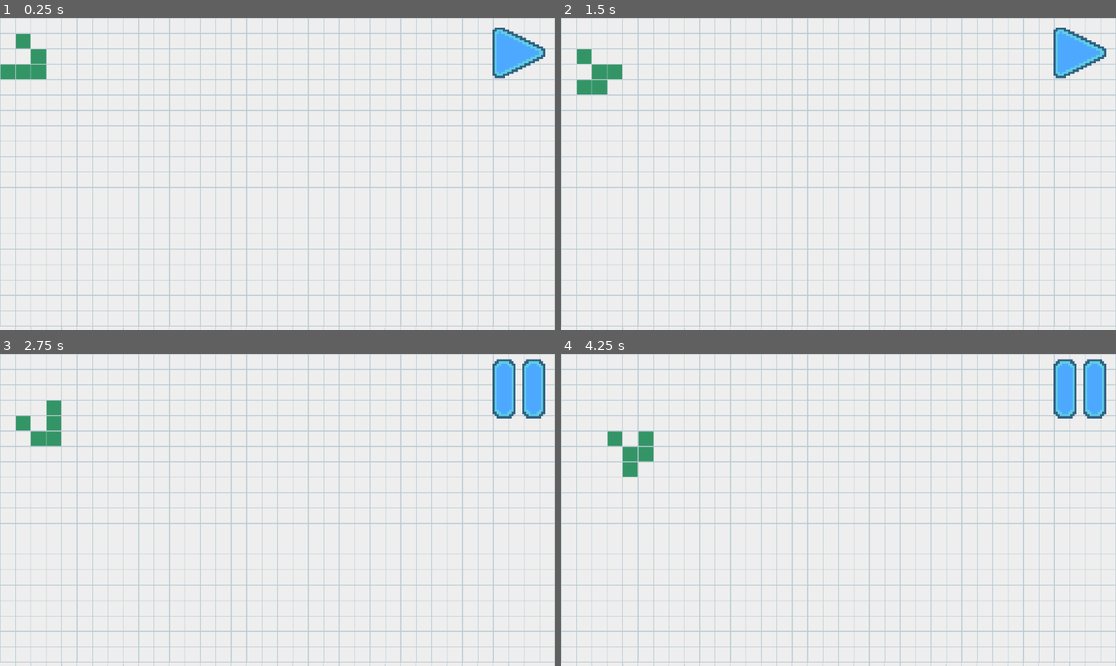
Above: before the commit, frames 1-4 (two rows, left to right).
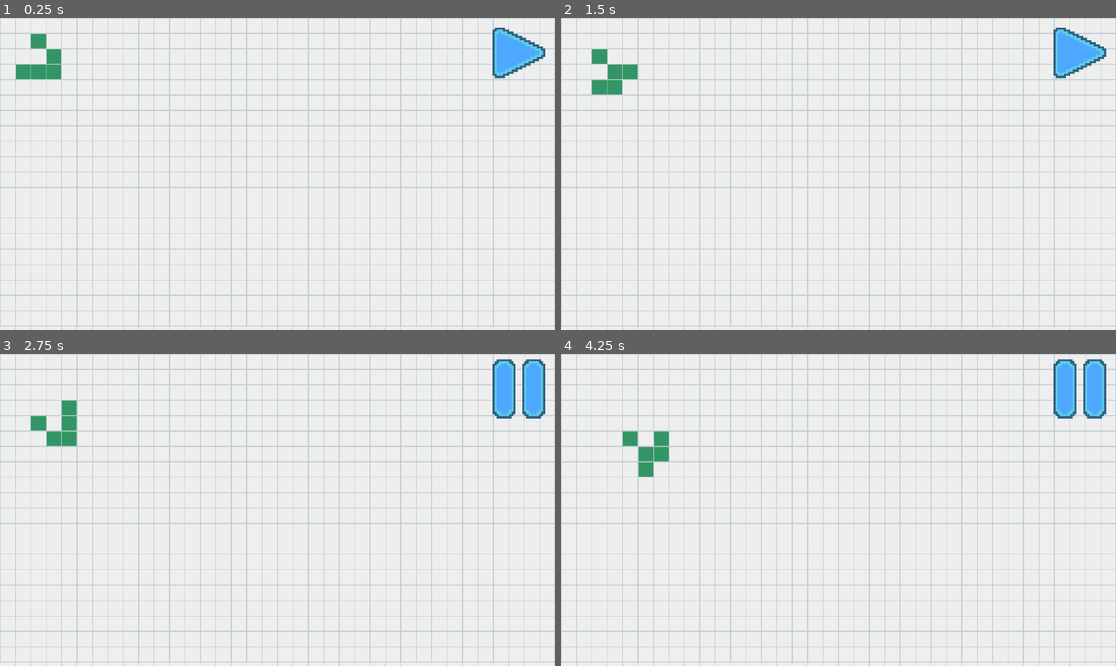
Above: after the commit, the same moments.

Repository: amaark/conways-game-of-life
Game: Godot game, scene res://scenes/main.tscn
The game is run twice, just before and just after one commit, with the same random seed, the same clock (stepped at 60 frames per second) and the same inputs.
Inputs (mouse positions are in pixels of both pictures, inside the frame that each line leads up to):
- Up to frame 1 (0.25 s): no input
- Up to frame 2 (1.5 s): click (1082, 52) at 0.5 s; click (1082, 52) at 1.25 s
- Up to frame 3 (2.75 s): click (521, 388) at 2 s
- Up to frame 4 (4.25 s): move the mouse to (960, 494) at 2.77 s; right-click (960, 494) at 2.85 s; click (960, 494) at 3.05 s; move the mouse to (727, 525) at 3.52 s; click (727, 525) at 3.6 s; right-click (727, 525) at 3.8 s

The runs differ from the first frame. In frame 1, 0.8% of the frame differs, in the area x 0-12%, y 5-20%; in frame 2, 0.8%; in frame 3, 1.0%; in frame 4, 1.1%, in the area x 8-20%, y 24-40%.

Commit message:
Add click to flip cell state

Diff:
--- a/project.godot
+++ b/project.godot
@@ -56,6 +56,11 @@
 "events": [Object(InputEventMouseButton,"resource_local_to_scene":false,"resource_name":"","device":-1,"window_id":0,"a …(258 unchanged characters)…
 ]
 }
+paint_tile={
+"deadzone": 0.2,
+"events": [Object(InputEventMouseButton,"resource_local_to_scene":false,"resource_name":"","device":-1,"window_id":0,"alt_pressed":false,"shift_pressed":false,"ctrl_pressed":false,"meta_pressed":false,"button_mask":1,"position":Vector2(356, 33),"global_position":Vector2(375, 129),"factor":1.0,"button_index":1,"canceled":false,"pressed":true,"double_click":false,"script":null)
+]
+}
 
 [rendering]
 
--- a/scenes/main.gd
+++ b/scenes/main.gd
@@ -1,12 +1,19 @@
 extends Node2D
 
 @onready var evolution_timer: Timer = $EvolutionTimer
+@onready var grid: TileMapLayer = $Grid
 
-var play: bool = false
+var paused: bool = true
 
-var live_cells: Dictionary[Vector2i, int] = {Vector2i(0,3):0, Vector2i(1,3):0, Vector2i(2,3):0, Vector2i(2,2):0, Vector2i(1,1):0}
+var live_cells: Dictionary[Vector2i, int] = {
+	Vector2i(1, 3): 0,
+	Vector2i(2, 3): 0,
+	Vector2i(3, 3): 0,
+	Vector2i(3, 2): 0,
+	Vector2i(2, 1): 0
+	}
 
-var neighbours = [
+var neighbours := [
 	Vector2i(-1, -1),
 	Vector2i(-1, 0),
 	Vector2i(-1, 1),
@@ -19,21 +26,35 @@
 
 func _ready() -> void:
 	for coords in live_cells:
-		$Grid.set_cell_state(coords, true)
+		grid.set_cell_state(coords, true)
 
 	evolution_timer.start()
 
+func _process(delta: float) -> void:
+	click()
+
+func click() -> void:
+	if paused and Input.is_action_just_pressed("paint_tile"):
+		var coords := grid.local_to_map(get_global_mouse_position())
+		var new_state := not coords in live_cells
+		grid.set_cell_state(coords, new_state)
+
+		if new_state:
+			live_cells[coords] = 0
+		else:
+			live_cells.erase(coords)
+
 func _on_evolution_timer_timeout() -> void:
-	if play:
+	if not paused:
 		evolve()
 
 func _on_hud_play() -> void:
 	evolution_timer.start()
-	play = true
+	paused = false
 
 func _on_hud_pause() -> void:
 	evolution_timer.stop()
-	play = false
+	paused = true
 
 ## Flips live cells and their neighbours according to the game rules
 func evolve() -> void:
@@ -42,6 +63,7 @@
 	var to_die: Array[Vector2i] = []
 	var neighbour_coords: Vector2i
 
+	# Increment the number of neighbours for each neighbour of each live cell
 	for cell in live_cells:
 		for n in neighbours:
 			neighbour_coords = Vector2i(cell.x + n.x, cell.y + n.y)
@@ -49,20 +71,18 @@
 				num_neighbours[neighbour_coords] += 1
 			else:
 				num_neighbours[neighbour_coords] = 1
-			#print("cell", Vector2i(cell.x + n.x, cell.y + n.y), " has ", num_neighbours[Vector2i(cell.x + n.x, cell.y + n.y)], " neighbours")
 
+	# Check each live cell and adjacent cell against the 4 cell rules
 	for coords in num_neighbours:
 		if num_neighbours[coords] < 2 or num_neighbours[coords] > 3 and coords in live_cells:
 			to_die.append(coords)
-			#print(coords, " dies")
 		elif num_neighbours[coords] == 3 and not coords in live_cells:
 			to_live.append(coords)
-			#print(coords, " lives")
 
 	for coords in to_live:
-		$Grid.set_cell_state(coords, true)
+		grid.set_cell_state(coords, true)
 		live_cells[coords] = 0
 
 	for coords in to_die:
-		$Grid.set_cell_state(coords, false)
+		grid.set_cell_state(coords, false)
 		live_cells.erase(coords)
--- a/scripts/camera.gd
+++ b/scripts/camera.gd
@@ -46,9 +46,9 @@
 		drag_start_camera_pos = position
 		dragging = true
 
-	elif dragging and Input.is_action_just_released("camera_pan"):
-		dragging = false
-
 	elif dragging:
-		var move_vector := get_viewport().get_mouse_position() - drag_start_mouse_pos
-		position = drag_start_camera_pos - move_vector * (1/zoom.x)
+		if Input.is_action_just_released("camera_pan"):
+			dragging = false
+		else:
+			var move_vector := get_viewport().get_mouse_position() - drag_start_mouse_pos
+			position = drag_start_camera_pos - move_vector * (1/zoom.x)
--- a/scripts/grid.gd
+++ b/scripts/grid.gd
@@ -21,8 +21,8 @@
 	#print("index:", cursor_index)
 	#print("vectorised index:", index_to_vector(cursor_index))
 
-func set_cell_state(coords: Vector2i, alive: bool) -> void:
-	set_cell(coords, 1 if alive else 0, Vector2(0, 0), 0)
+func set_cell_state(coords: Vector2i, new_state: bool) -> void:
+	set_cell(coords, 1 if new_state else 0, Vector2(0, 0), 0)
 
 #func flip_cell(index: int) -> void:
 	#var state = 0 if cells[index] == true else 1
--- a/scripts/lines.gd
+++ b/scripts/lines.gd
@@ -4,9 +4,6 @@
 
 func _ready() -> void:
 	pass
-	#for x in grid.width:
-		#for y in grid.height:
-			#set_cell(Vector2(x, y), 0, Vector2(0, 0), 0)
 
 func show_lines() -> void:
 	pass
